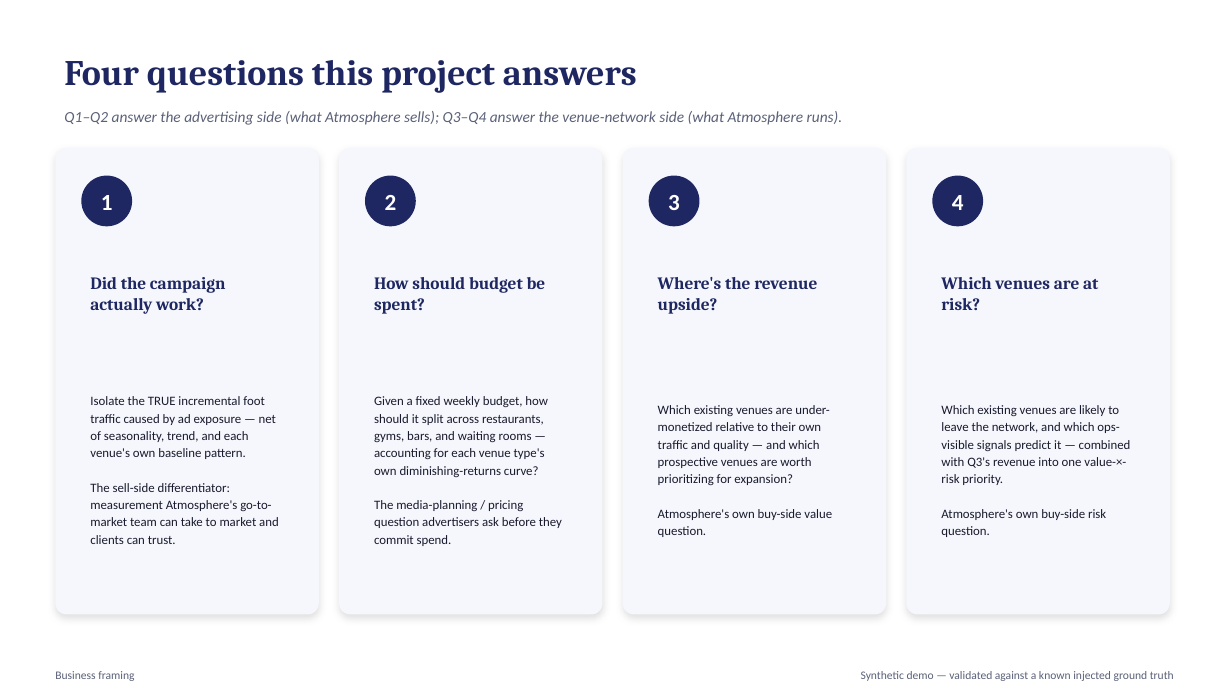
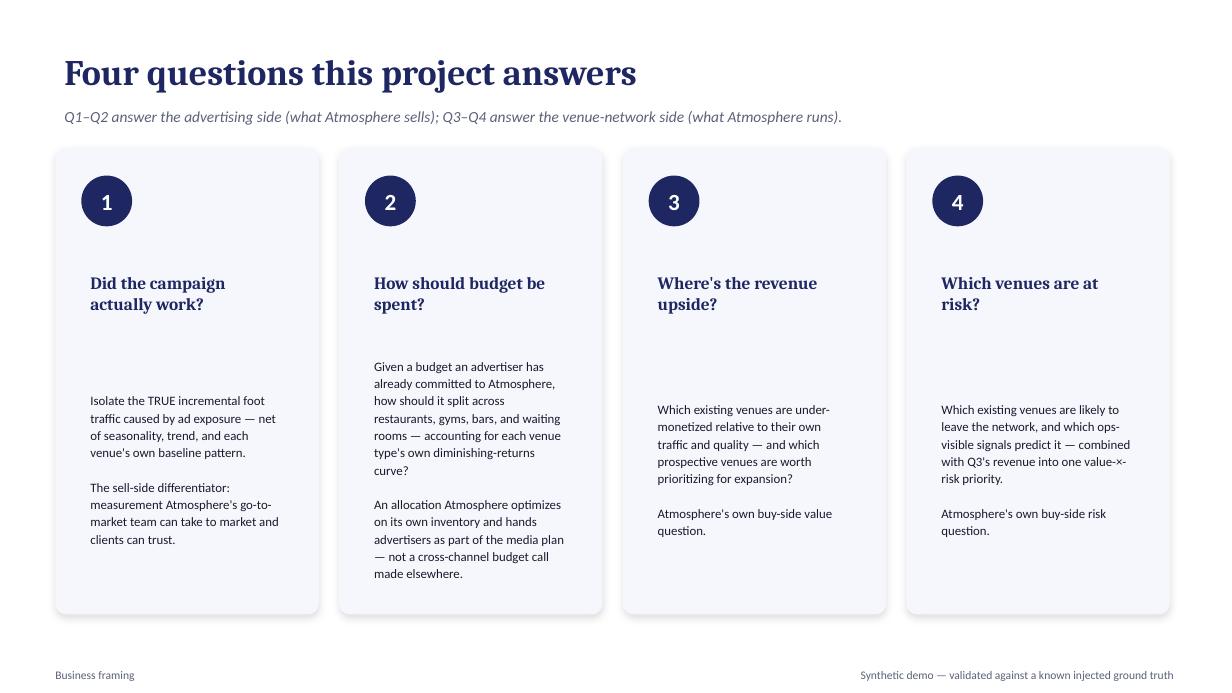
Before and after one commit to crystal1361/atmosphere-dooh-measurement, a slide deck: slide 4 of deck/AtmosphereTV_DOOH_Measurement.pptx. Drawn at 1232x693 pixels with LibreOffice and Linux fonts; fonts in the diff are those of the drawing. Boxes give left, top, right and bottom in pixels: in the first picture for what was removed or moved away, otherwise in the second. Text is boxed around its words. In the diff, an @@ line names an element or a change of style, - is before the commit and + after.

```diff
--- a/deck/AtmosphereTV_DOOH_Measurement.pptx
+++ b/deck/AtmosphereTV_DOOH_Measurement.pptx
@@ text at <box>374,362,564,578</box>: text changed @@
-Given a fixed weekly budget, how should it split across restaurants, gyms, bars, and waiting rooms — accounting for each venue type's own diminishing-returns curve?
-The media-planning / pricing question advertisers ask before they commit spend.
+Given a budget an advertiser has already committed to Atmosphere, how should it split across restaurants, gyms, bars, and waiting rooms — accounting for each venue type's own diminishing-returns curve?
+An allocation Atmosphere optimizes on its own inventory and hands advertisers as part of the media plan — not a cross-channel budget call made elsewhere.
```
Also in this commit, not shown: 2 other files.
